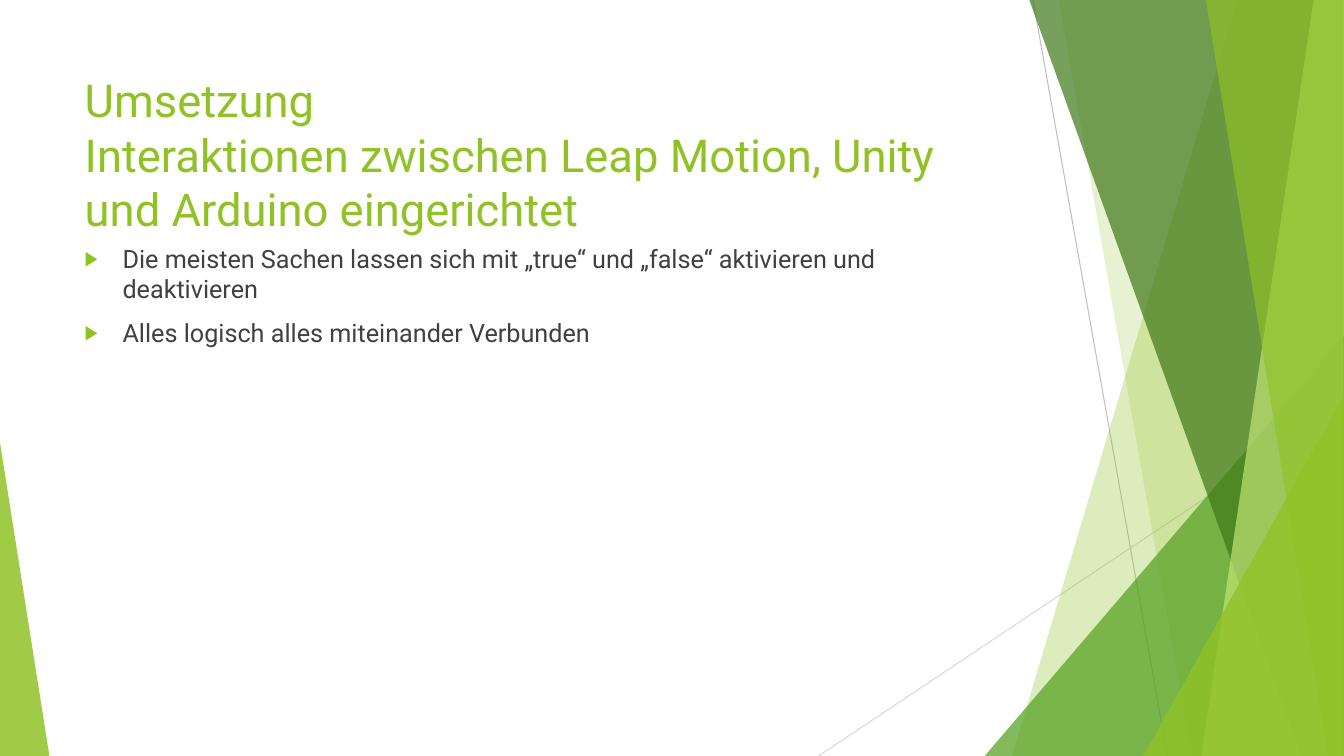
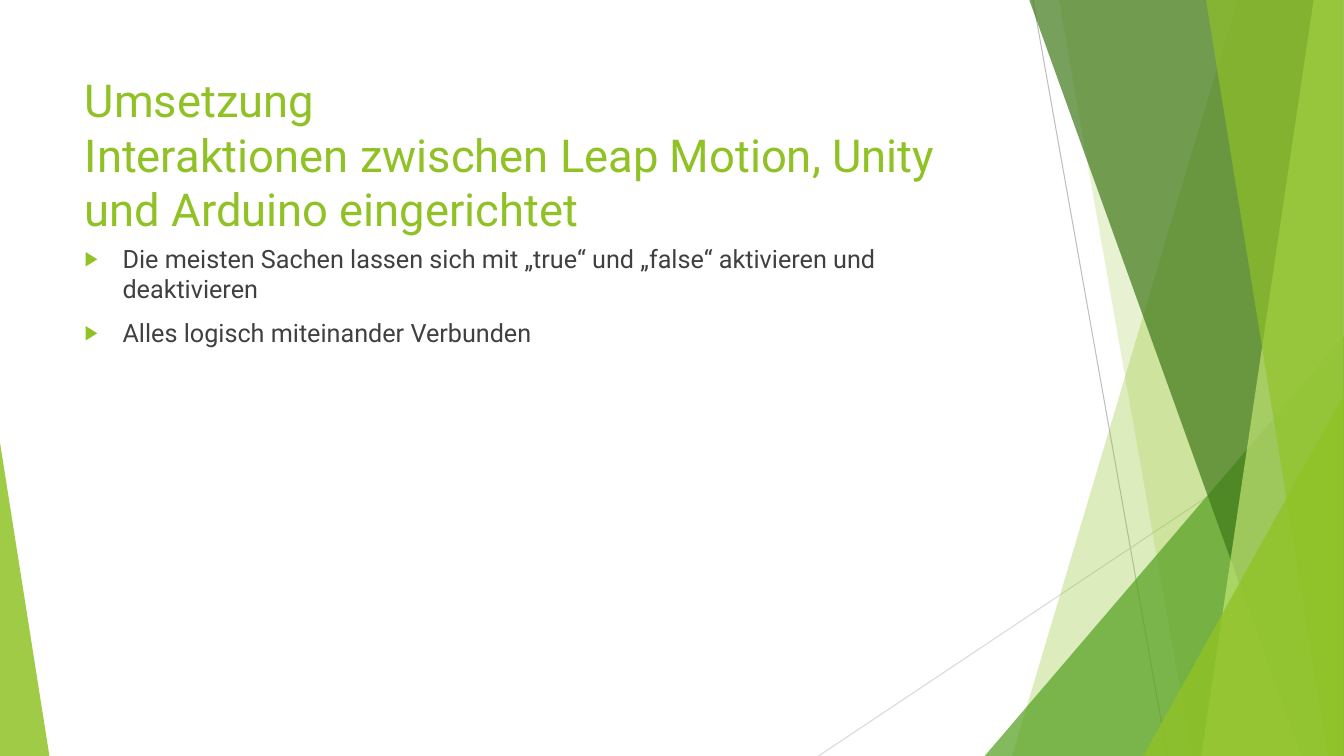
Before and after one commit to NotoriousRonin/EMM-Project, a slide deck: slide 14 of Praesi.pptx. Drawn at 1344x756 pixels with LibreOffice and Linux fonts; fonts in the diff are those of the drawing. Boxes give left, top, right and bottom in pixels: in the first picture for what was removed or moved away, otherwise in the second. Text is boxed around its words. In the diff, an @@ line names an element or a change of style, - is before the commit and + after.

```diff
--- a/Praesi.pptx
+++ b/Praesi.pptx
@@ text at (123,323,532,348): text changed @@
-▶ Alles logisch alles miteinander Verbunden
+▶ Alles logisch miteinander Verbunden
```
Also in this commit, not shown: 4 other slides changed, 3 slides added, 2 slides removed, 1 other file.
